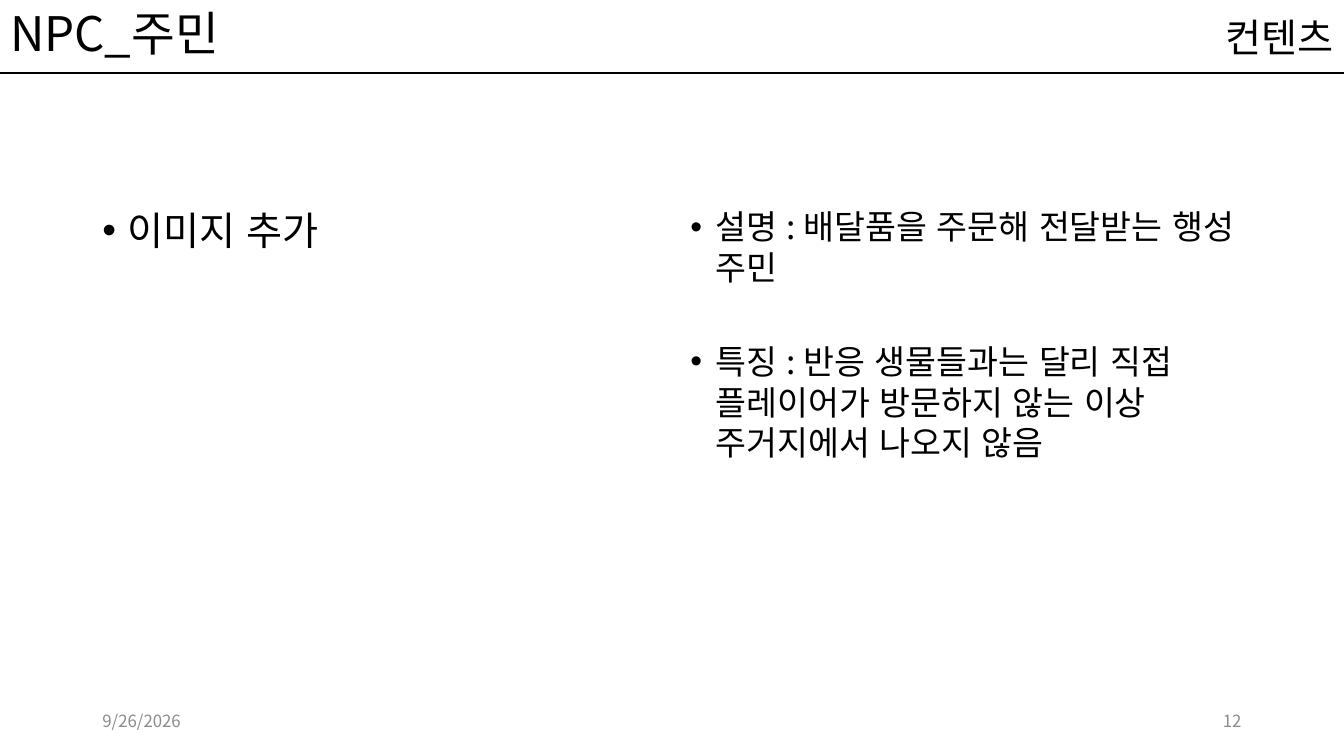
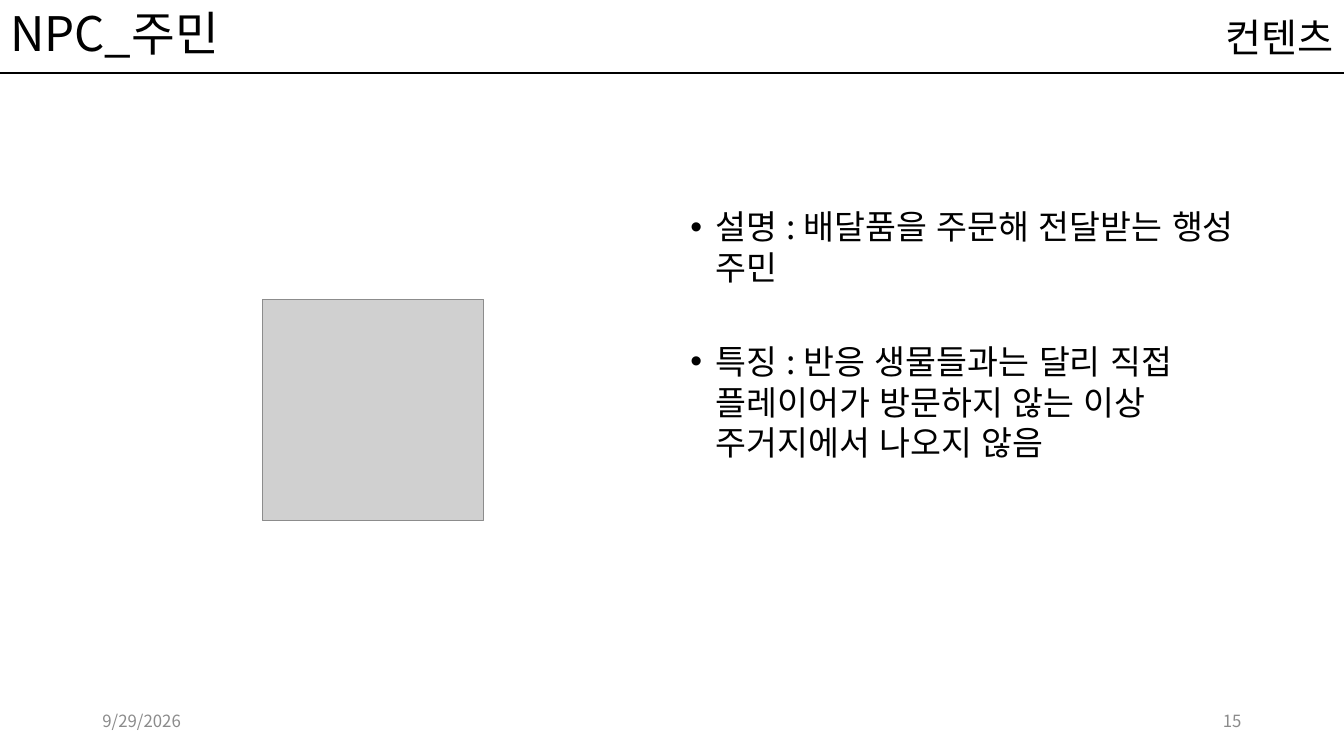
Before and after one commit to kwakyerin/2026_Graduation_Project, a slide deck: slide 15 of documents/HyunahKwon/design/designing/for_teammates/배트와 달트_기획서.pptx (slide 12 before the commit). Drawn at 1344x756 pixels with LibreOffice and Linux fonts; fonts in the diff are those of the drawing; grey boxes stand for pictures. Boxes give left, top, right and bottom in pixels: in the first picture for what was removed or moved away, otherwise in the second. Text is boxed around its words. In the diff, an @@ line names an element or a change of style, - is before the commit and + after.

Commit message:
벌,주민 디자인 후보시트

```diff
--- a/documents/HyunahKwon/design/designing/for_teammates/배트와 달트_기획서.pptx
+++ b/documents/HyunahKwon/design/designing/for_teammates/배트와 달트_기획서.pptx
@@ text removed at (x1=128, y1=212, x2=319, y2=248) @@
-• 이미지 추가
@@ picture added at (x1=262, y1=299, x2=484, y2=521) @@
@@ text at (x1=102, y1=714, x2=180, y2=730): text changed @@
-9/26/2026
+9/29/2026
@@ page number at (x1=1223, y1=715, x2=1242, y2=727): text changed @@
-12
+15
```
Also in this commit, not shown: 21 other slides changed, 13 slides added, 1 slide removed, 3 other files.
